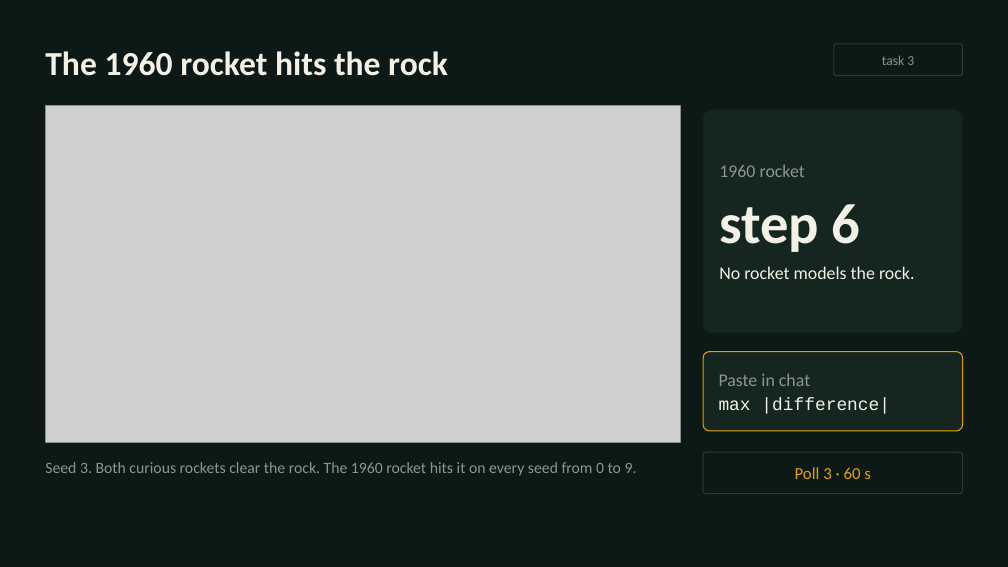
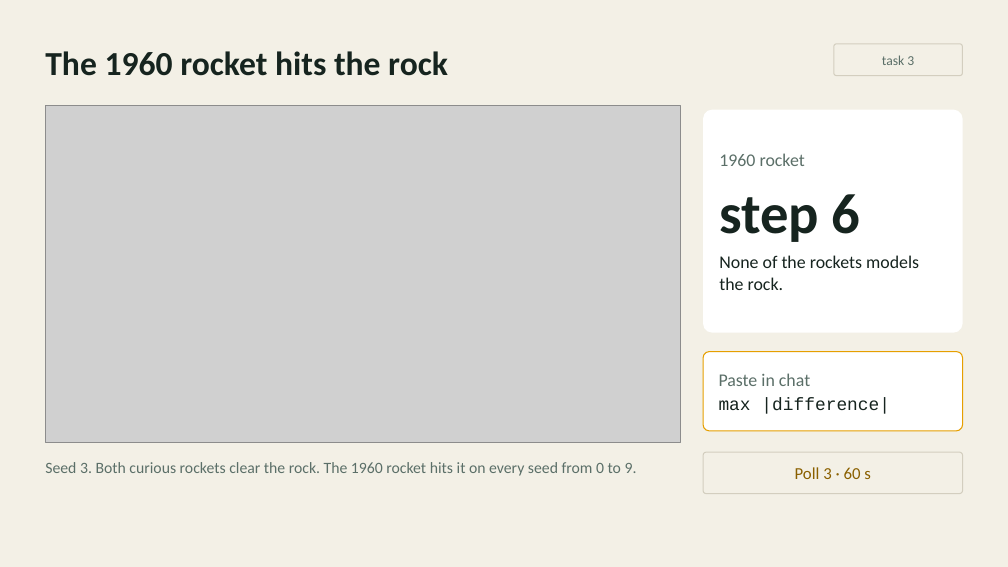
Before and after one commit to inferogenesis/cpomdp-workshop, a slide deck: slide 22 of deck/cpomdp_symposium_2026.pptx (slide 16 before the commit). Drawn at 1008x567 pixels with LibreOffice and Linux fonts; fonts in the diff are those of the drawing; grey boxes stand for pictures. Boxes give left, top, right and bottom in pixels: in the first picture for what was removed or moved away, otherwise in the second. Text is boxed around its words. In the diff, an @@ line names an element or a change of style, - is before the commit and + after.

Commit message:
feat: remake the deck in 31 slides on the light theme, with a timer for each task

```diff
--- a/deck/cpomdp_symposium_2026.pptx
+++ b/deck/cpomdp_symposium_2026.pptx
@@ background #0C1916 to #F3F0E6 @@
@@ text "The 1960 rocket hits the ..." at (45, 51, 448, 76): text colour #F3F0E6 to #16241F @@
@@ rounded rectangle "task 3" at (834, 44, 963, 76): text colour #8C968F to #5B6F68; outline #2A3D35 1 pt to #D3CEBF 1 pt @@
@@ rounded rectangle "1960 rocket" at (703, 110, 963, 333): fill #14261F to #FFFFFF @@
@@ text in rounded rectangle at (719, 153, 861, 242): text colour #8C968F to #5B6F68 in "1960 rocket"; text colour #F3F0E6 to #16241F in "step 6" @@
@@ text in rounded rectangle at (719, 255, 919, 290): text changed; text colour #F3F0E6 to #16241F @@
-No rocket models the rock.
+None of the rockets models the rock.
@@ rounded rectangle "Paste in chat" at (703, 352, 963, 431): text colour #8C968F to #5B6F68 in "Paste in chat"; text colour #F3F0E6 to #16241F in "max |difference|"; fill #14261F to #FFFFFF @@
@@ text "Seed 3. Both curious rockets ..." at (45, 462, 637, 476): text colour #8C968F to #5B6F68 @@
@@ rounded rectangle "Poll 3 · 60 s" at (703, 452, 963, 494): text colour #E69F00 to #8A6000; outline #2A3D35 1 pt to #D3CEBF 1 pt @@
```
Also in this commit, not shown: 14 other slides changed, 16 slides added, 10 slides removed, 12 other files.
